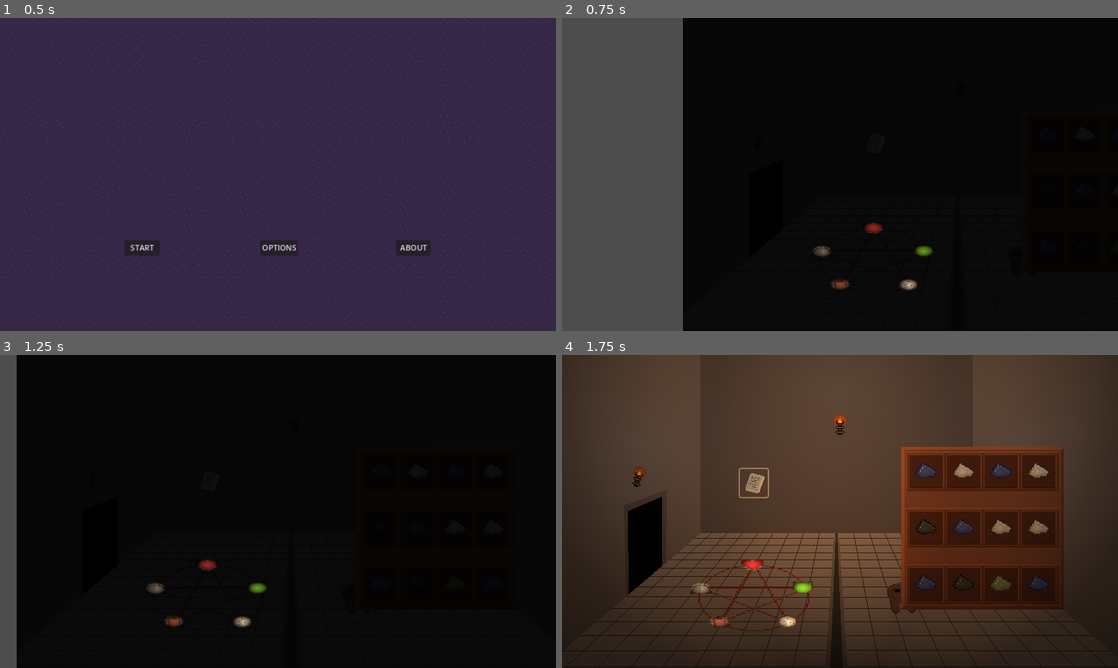
Above: before the commit, frames 1-4 (two rows, left to right).
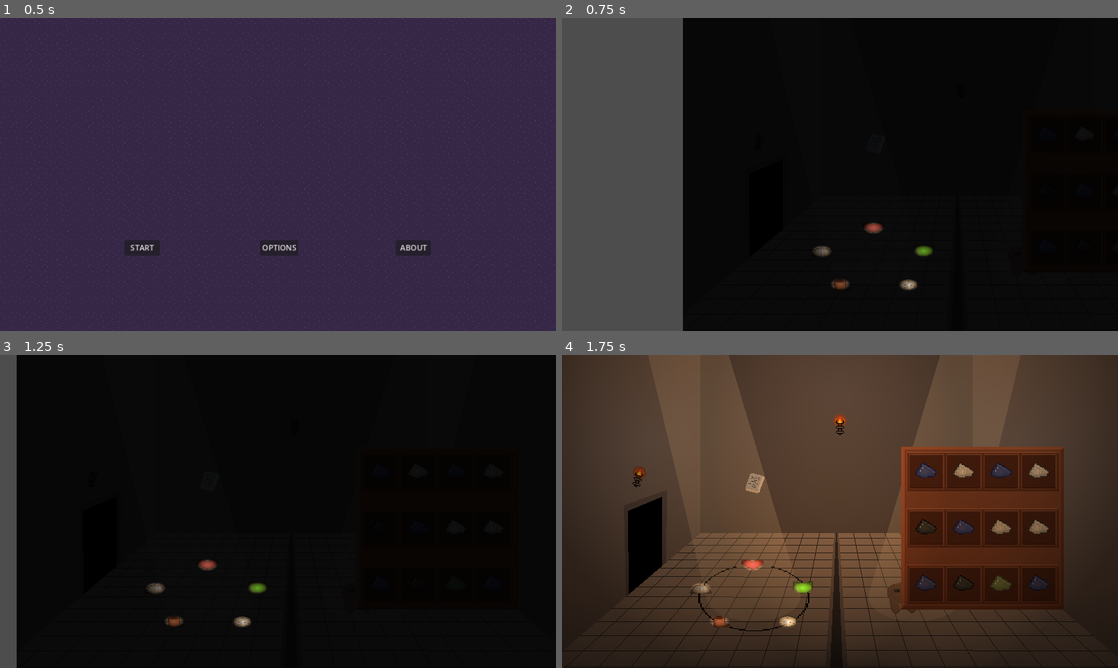
Above: after the commit, the same moments.

Repository: lewis785/ludum-dare-55
Game: Godot game, scene res://scenes/levels/main_menu.tscn
Same seed, same stepped clock (60 frames per second), same inputs: the game is played once before the commit and once after it.
Inputs (mouse positions are in pixels of both pictures, inside the frame that each line leads up to):
- Up to frame 1 (0.5 s): no input
- Up to frame 2 (0.75 s): click "START" at 0.5 s
- Up to frame 3 (1.25 s): no input
- Up to frame 4 (1.75 s): click (773, 480) at 1.25 s

Frame 1 is identical in both runs. In frame 2, less than 0.1% of the frame differs, in the area x 47-65%, y 65-87%; in frame 3, less than 0.1%; in frame 4, 7.6%, in the area x 23-74%, y 0-89%.

Commit message:
FIX animation adn added shafts

Diff:
--- a/scenes/items/summoning_circle.tscn
+++ b/scenes/items/summoning_circle.tscn
@@ -259,14 +259,6 @@
 atlas = ExtResource("2_7jyvr")
 region = Rect2(192, 0, 64, 64)
 
-[sub_resource type="AtlasTexture" id="AtlasTexture_jktpy"]
-atlas = ExtResource("2_7jyvr")
-region = Rect2(128, 0, 64, 64)
-
-[sub_resource type="AtlasTexture" id="AtlasTexture_bddut"]
-atlas = ExtResource("2_7jyvr")
-region = Rect2(64, 0, 64, 64)
-
 [sub_resource type="SpriteFrames" id="SpriteFrames_6lmhd"]
 animations = [{
 "frames": [{
@@ -491,40 +483,43 @@
 "texture": SubResource("AtlasTexture_x5jun")
 }, {
 "duration": 1.0,
-"texture": SubResource("AtlasTexture_jktpy")
-}, {
-"duration": 1.0,
-"texture": SubResource("AtlasTexture_bddut")
-}, {
-"duration": 1.0,
-"texture": SubResource("AtlasTexture_tl0r8")
-}, {
-"duration": 1.0,
-"texture": SubResource("AtlasTexture_tl0r8")
-}, {
-"duration": 1.0,
-"texture": SubResource("AtlasTexture_tl0r8")
-}, {
-"duration": 1.0,
-"texture": SubResource("AtlasTexture_tl0r8")
-}, {
-"duration": 1.0,
-"texture": SubResource("AtlasTexture_tl0r8")
-}, {
-"duration": 1.0,
-"texture": SubResource("AtlasTexture_tl0r8")
-}, {
-"duration": 1.0,
-"texture": SubResource("AtlasTexture_tl0r8")
-}, {
-"duration": 1.0,
-"texture": SubResource("AtlasTexture_tl0r8")
-}, {
-"duration": 1.0,
-"texture": SubResource("AtlasTexture_tl0r8")
-}, {
-"duration": 1.0,
-"texture": SubResource("AtlasTexture_tl0r8")
+"texture": SubResource("AtlasTexture_tl0r8")
+}, {
+"duration": 1.0,
+"texture": SubResource("AtlasTexture_tl0r8")
+}, {
+"duration": 1.0,
+"texture": SubResource("AtlasTexture_oywli")
+}, {
+"duration": 1.0,
+"texture": SubResource("AtlasTexture_oywli")
+}, {
+"duration": 1.0,
+"texture": SubResource("AtlasTexture_oywli")
+}, {
+"duration": 1.0,
+"texture": SubResource("AtlasTexture_62i04")
+}, {
+"duration": 1.0,
+"texture": SubResource("AtlasTexture_62i04")
+}, {
+"duration": 1.0,
+"texture": SubResource("AtlasTexture_62i04")
+}, {
+"duration": 1.0,
+"texture": SubResource("AtlasTexture_62i04")
+}, {
+"duration": 1.0,
+"texture": SubResource("AtlasTexture_62i04")
+}, {
+"duration": 1.0,
+"texture": SubResource("AtlasTexture_62i04")
+}, {
+"duration": 1.0,
+"texture": SubResource("AtlasTexture_oywli")
+}, {
+"duration": 1.0,
+"texture": SubResource("AtlasTexture_oywli")
 }, {
 "duration": 1.0,
 "texture": SubResource("AtlasTexture_tl0r8")
@@ -543,7 +538,7 @@
 }],
 "loop": true,
 "name": &"Spawn",
-"speed": 60.0
+"speed": 35.0
 }]
 
 [sub_resource type="CircleShape2D" id="CircleShape2D_ble8y"]
@@ -557,8 +552,8 @@
 texture_filter = 1
 scale = Vector2(5, 5)
 sprite_frames = SubResource("SpriteFrames_6lmhd")
-animation = &"Active"
-frame_progress = 0.533353
+animation = &"Spawn"
+frame_progress = 0.965127
 
 [node name="CollisionShape2D" type="CollisionShape2D" parent="."]
 shape = SubResource("CircleShape2D_ble8y")
--- a/scenes/levels/room.gd
+++ b/scenes/levels/room.gd
@@ -79,6 +79,8 @@
 				randTmp = rng.randf_range(-flicker, flicker)
 				torch.find_child("PointLight2D").energy = brightness + randTmp
 				torch.find_child("Ignite").play()
+			find_child("Summon-screen").find_child("SummoningCircle").find_child("Sprite2D").play("Spawn")
+			find_child("SummoningCircleAudio").play()
 
 func move_wizard():
 	var wizard = find_child("PathFollow2D").find_child("Wizard")
--- a/scenes/levels/room.tscn
+++ b/scenes/levels/room.tscn
@@ -9,6 +9,7 @@
 [ext_resource type="AudioStream" uid="uid://der031n1a0ltg" path="res://assets/sounds/Room_v1.mp3" id="7_842co"]
 [ext_resource type="AudioStream" uid="uid://dkvoloeawjadv" path="res://assets/sounds/summon_no_trail.mp3" id="8_y6kmm"]
 [ext_resource type="PackedScene" uid="uid://bx2khys0w4f4e" path="res://scenes/spawner/enemy_spawner.tscn" id="9_5nmi3"]
+[ext_resource type="Texture2D" uid="uid://cjx4u6hoveums" path="res://assets/backgrounds/shafts.png" id="10_5dlcw"]
 
 [sub_resource type="Curve2D" id="Curve2D_8xhqc"]
 _data = {
@@ -31,9 +32,6 @@
 texture = ExtResource("1_son88")
 stretch_mode = 1
 script = ExtResource("2_8hr5s")
-max_brightness = null
-flicker = null
-flicker_delay = null
 
 [node name="SnapPoint0" parent="." instance=ExtResource("2_n8nla")]
 position = Vector2(399, 225)
@@ -65,6 +63,9 @@
 
 [node name="Summon-screen" parent="." instance=ExtResource("5_mi5o7")]
 
+[node name="Button" parent="Summon-screen/Node2D" index="0"]
+z_index = 7
+
 [node name="AudioStreamPlayer2D" type="AudioStreamPlayer2D" parent="."]
 stream = ExtResource("7_842co")
 
@@ -74,4 +75,13 @@
 [node name="EnemySpawner" parent="." instance=ExtResource("9_5nmi3")]
 position = Vector2(491, 348)
 
+[node name="TextureRect" type="TextureRect" parent="."]
+layout_mode = 1
+anchors_preset = 15
+anchor_right = 1.0
+anchor_bottom = 1.0
+grow_horizontal = 2
+grow_vertical = 2
+texture = ExtResource("10_5dlcw")
+
 [editable path="Summon-screen"]
--- /dev/null
+++ b/scenes/props/Sigil.gd
@@ -0,0 +1,19 @@
+extends AnimatedSprite2D
+@export var brightness: float
+@export var pulseDelay: int
+@export var statNumber: int
+@export var statValue: int
+@export var midThreshold: int
+@export var highThreshold: int
+
+var counter = 0
+# Called when the node enters the scene tree for the first time.
+func _ready():
+	pass # Replace with function body.
+
+
+# Called every frame. 'delta' is the elapsed time since the previous frame.
+func _process(delta):
+	if (counter % pulseDelay == 0):
+		print("pulse")
+	counter+=1
--- a/scenes/props/Sigil.tscn
+++ b/scenes/props/Sigil.tscn
@@ -1,7 +1,8 @@
-[gd_scene load_steps=20 format=3 uid="uid://b44253gukkg0b"]
+[gd_scene load_steps=21 format=3 uid="uid://b44253gukkg0b"]
 
 [ext_resource type="Texture2D" uid="uid://dn7jvuouc8qan" path="res://assets/props/Stats.png" id="1_xo54m"]
 [ext_resource type="Texture2D" uid="uid://dob0w60npe88b" path="res://assets/props/Stats-Sheet-export.png" id="2_0248q"]
+[ext_resource type="Script" path="res://scenes/props/Sigil.gd" id="3_1csib"]
 [ext_resource type="Texture2D" uid="uid://douvpv364rtmr" path="res://scenes/props/sigil_torch.tres" id="3_sxo3f"]
 
 [sub_resource type="AtlasTexture" id="AtlasTexture_oknq5"]
@@ -191,6 +192,9 @@
 scale = Vector2(2, 2)
 sprite_frames = SubResource("SpriteFrames_7h86s")
 animation = &"Strength3"
+script = ExtResource("3_1csib")
+brightness = 8.0
+pulseDelay = 20
 
 [node name="PointLight2D" type="PointLight2D" parent="."]
 position = Vector2(0, 2.5)
--- a/scenes/ui/summon_screen.tscn
+++ b/scenes/ui/summon_screen.tscn
@@ -1,8 +1,7 @@
-[gd_scene load_steps=6 format=3 uid="uid://df7kvudh0t7fu"]
+[gd_scene load_steps=5 format=3 uid="uid://df7kvudh0t7fu"]
 
 [ext_resource type="PackedScene" uid="uid://c7bv6yhmf1574" path="res://scenes/ui/storage.tscn" id="1_emak8"]
 [ext_resource type="PackedScene" uid="uid://cjfwvsq2rkexi" path="res://scenes/items/summoning_circle.tscn" id="1_prqnr"]
-[ext_resource type="PackedScene" uid="uid://b6n5qd7skmkpc" path="res://scenes/components/character/character.tscn" id="2_mgyel"]
 [ext_resource type="Texture2D" uid="uid://dfcq7vrwougf7" path="res://assets/elements/book.png" id="5_7hrbm"]
 [ext_resource type="Script" path="res://scenes/ui/book.gd" id="5_spst6"]
 
@@ -16,7 +15,6 @@
 [node name="SummoningCircle" parent="." instance=ExtResource("1_prqnr")]
 position = Vector2(276, 349)
 scale = Vector2(0.5, 0.3)
-summon_scene = ExtResource("2_mgyel")
 
 [node name="Node2D" type="Node2D" parent="." node_paths=PackedStringArray("summoning_circle")]
 script = ExtResource("5_spst6")
Binary file added: assets/backgrounds/shafts.png
Not shown, added: assets/backgrounds/shafts.png.import
Not shown: 1 places in scenes/items/summoning_circle.tscn that only renumber resources
Not shown: 1 places in scenes/levels/room.tscn that only renumber resources
